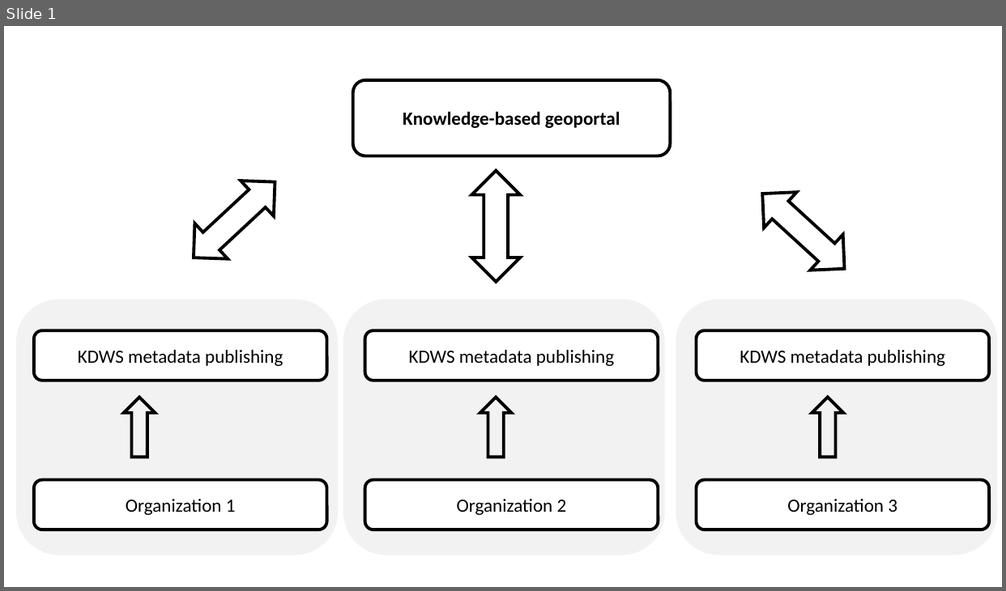
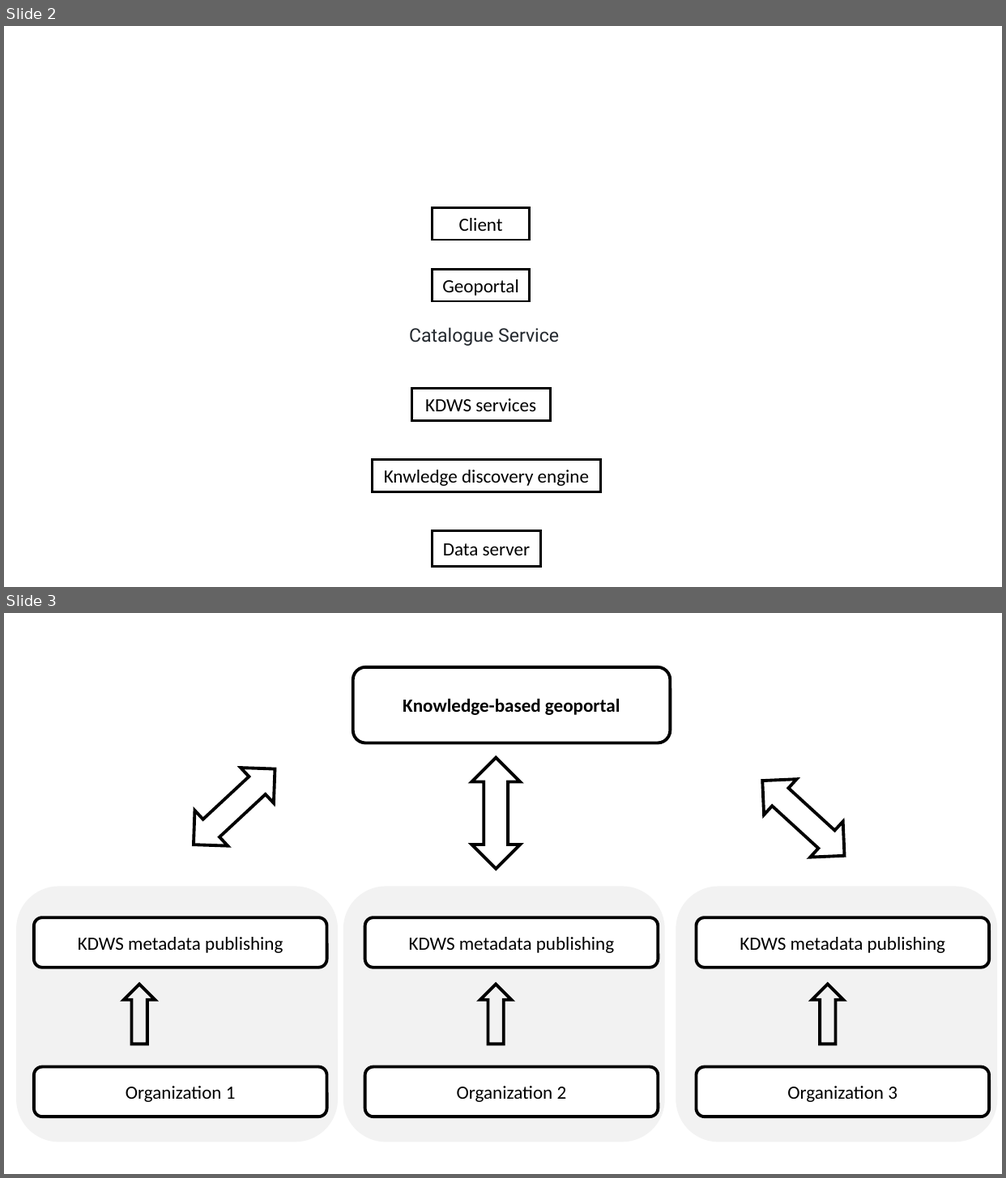
Before and after one commit to mortezaomidi/geoportal, a slide deck: docs/figures.pptx. Shown one above the other, each under a label of ours: slide 1 before the commit, slides 2 and 3 after it. The pictures are 1006x591 and 1006x1178 pixels, drawn with LibreOffice and Linux fonts; fonts in the diff are those of the drawing. Boxes give left, top, right and bottom in pixels: in the first picture for what was removed or moved away, otherwise in the second. Text is boxed around its words. In the diff, an @@ line names an element or a change of style, - is before the commit and + after.

```diff
--- a/docs/figures.pptx
+++ b/docs/figures.pptx
@@ slide 2 added at <box>4,26,1002,587</box>, background #FFFFFF @@
@@ rectangle added at <box>432,208,530,240</box>, outline #000000 2.25 pt, 18 pt, text #000000 @@
+Client
@@ rectangle added at <box>432,269,530,301</box>, outline #000000 2.25 pt, 18 pt, text #000000 @@
+Geoportal
@@ text added at <box>409,327,559,346</box>, 18 pt, text #24292F @@
+Catalogue Service
@@ rectangle added at <box>411,389,550,421</box>, outline #000000 2.25 pt, 18 pt, text #000000 @@
+KDWS services
@@ rectangle added at <box>373,460,601,493</box>, outline #000000 2.25 pt, 18 pt, text #000000 @@
+Knwledge discovery engine
@@ rectangle added at <box>432,531,540,567</box>, outline #000000 2.25 pt, 18 pt, text #000000 @@
+Data server
@@ what was slide 1 is now slide 3 @@
```
Also in this commit, not shown: 1 other slide added, 3 other files.
